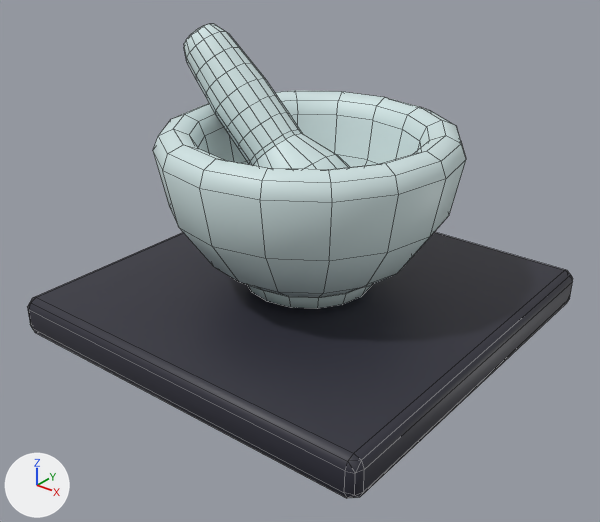
The FBX model LastMoon/Assets/_Resources/Model/Station/production/LastLuna_Model_Station_Grinder.fbx, before and after one commit.
Both versions are drawn from a 50 mm lens placed at (1.151, -1.475, 1.069), pointed at (0.029, -0.072, 0.199). Arrows for +X, +Y and +Z are at lower left; the lights stay in place. Mesh edges are drawn as thin lines. Where no turn or scale is listed for an object, it has been applied to the vertices.

Names of what the first picture shows: 'Mortar001', 'Pestle001', 'Stand_Base_Small001'.
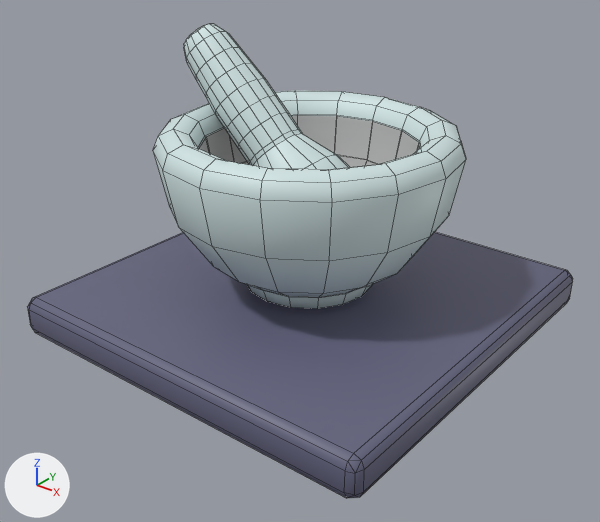
Where the change shows, as pixel boxes (x1, y1, x2, y2) in the pictures (600 x 522 px):
'Stand_Base_Small001', recoloured (grey to blue): (27, 232, 573, 498) in both
'Mortar_Content001', added: after (199, 115, 419, 167)

The change, as a diff of the scene's bpy script:
```diff
--- a/LastMoon/Assets/_Resources/Model/Station/production/LastLuna_Model_Station_Grinder.fbx.py
+++ b/LastMoon/Assets/_Resources/Model/Station/production/LastLuna_Model_Station_Grinder.fbx.py
@@ mat_mat_base @@
+mat_mat_base = principled_material('Mat_Base')
+mat_mat_base.base_color = (0.125, 0.125, 0.208)  # blue #63637e
@@ mat_content001 @@
+mat_content001 = principled_material('Content001')
+mat_content001.base_color = (0.5, 0.5, 0.5)  # grey #bcbcbc
@@ me_mesh @@
 me_mesh.from_pydata(...)  # 48 vertices, 62 faces; spans x -0.5..0.5, y -0.5..0.5, z 0.0..0.1
-me_mesh.materials.append(mat_plastic_base)  # black #2d2d3a
+me_mesh.materials.append(mat_mat_base)  # blue #63637e
@@ me_mesh_003 @@
+me_mesh_003.from_pydata(...)  # 65 vertices, 64 faces; spans x -0.26..0.26, y -0.26..0.26, z -0.148..0.111
+me_mesh_003.materials.append(mat_content001)  # grey #bcbcbc
@@ ob_mortar_content001 @@
+ob_mortar_content001 = bpy.data.objects.new('Mortar_Content001', me_mesh_003)
+ob_mortar_content001.location = (0.0, 0.0, 0.35)
```
